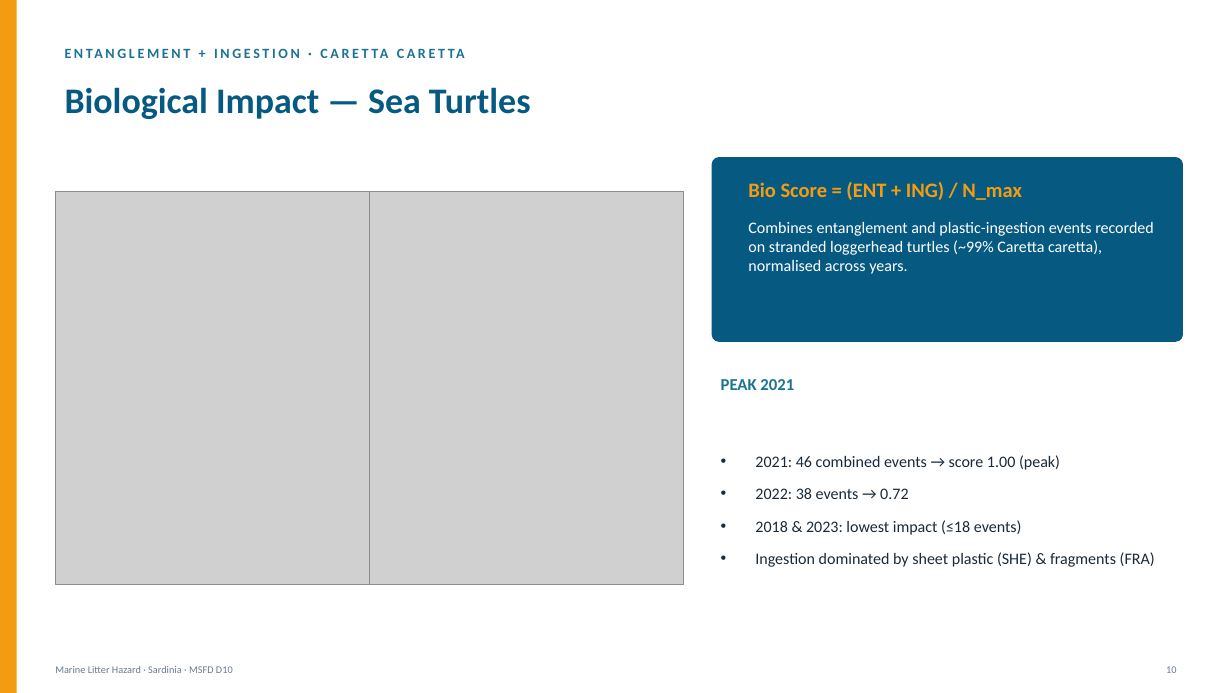
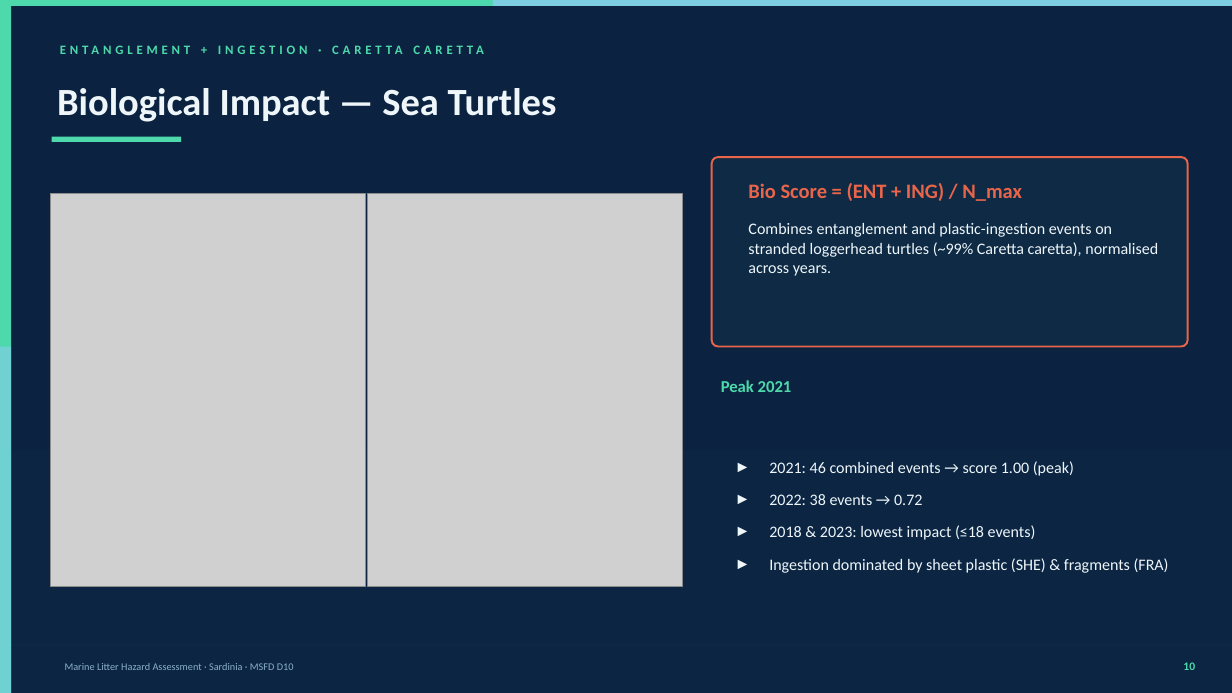
Before and after one commit to daniele22-u/hhe-labsardinia, a slide deck: slide 11 of Marine_Litter_Hazard_Sardinia.pptx. Drawn at 1232x693 pixels with LibreOffice and Linux fonts; fonts in the diff are those of the drawing; grey boxes stand for pictures. Boxes give left, top, right and bottom in pixels: in the first picture for what was removed or moved away, otherwise in the second. Text is boxed around its words. In the diff, an @@ line names an element or a change of style, - is before the commit and + after.

```diff
--- a/Marine_Litter_Hazard_Sardinia.pptx
+++ b/Marine_Litter_Hazard_Sardinia.pptx
@@ background #FFFFFF to #0B2340 @@
@@ rectangle: place and size @@
-rectangle at box(0, 0, 17, 693)
+rectangle at box(0, 6, 11, 693)
@@ rectangle at box(0, 6, 11, 693): fill #F39C12 to #4DD9AC @@
@@ rectangle added at box(0, 0, 1232, 6), fill #4DD9AC @@
@@ rectangle added at box(493, 0, 1232, 6), fill #7ECEE3 @@
@@ text "ENTANGLEMENT + INGESTION · CARETTA ..." at box(51, 35, 1160, 63): size 11 to 10 pt, text colour #1C7293 to #4DD9AC, letter spacing 2 to 3 pt @@
@@ text "Biological Impact — Sea Turtles": place and size @@
-text "Biological Impact — Sea Turtles" at box(65, 87, 531, 119)
+text "Biological Impact — Sea Turtles" at box(57, 88, 557, 122)
@@ text "Biological Impact — Sea Turtles" at box(57, 88, 557, 122): size 28 to 30 pt, text colour #065A82 to #EEF6FA @@
@@ rectangle added at box(52, 137, 181, 142), fill #4DD9AC @@
@@ rounded rectangle: place and size @@
-rounded rectangle at box(712, 157, 1183, 342)
+rounded rectangle at box(712, 157, 1188, 347)
@@ rounded rectangle at box(712, 157, 1188, 347): fill #065A82 to #0F2C47 at 85% opacity; outline none to #E8654A 1.5 pt; proportions changed @@
@@ text "Bio Score = (ENT + ..." at box(748, 183, 1022, 201): text colour #F39C12 to #E8654A @@
@@ picture: place and size @@
-picture at box(55, 192, 370, 585)
+picture at box(51, 194, 365, 587)
@@ text at box(748, 223, 1158, 276): text changed; text colour #FFFFFF to #EEF6FA @@
-Combines entanglement and plastic-ingestion events recorded on stranded loggerhead turtles (~99% Caretta caretta), normalised across years.
+Combines entanglement and plastic-ingestion events on stranded loggerhead turtles (~99% Caretta caretta), normalised across years.
@@ rectangle added at box(0, 347, 11, 693), fill #7ECEE3 at 70% opacity @@
@@ text at box(721, 380, 792, 392): text changed; text colour #1C7293 to #4DD9AC @@
-PEAK 2021
+Peak 2021
@@ text "2021: 46 combined events → ...": place and size @@
-text "2021: 46 combined events → ..." at box(755, 455, 1155, 567)
+text "2021: 46 combined events → ..." at box(769, 461, 1169, 573)
@@ text "2021: 46 combined events → ..." at box(769, 461, 1169, 573): text colour #1A2A38 to #EEF6FA; bullet • to ► @@
@@ rectangle added at box(0, 451, 1232, 693), fill #0D2845 at 40% opacity @@
@@ rectangle added at box(0, 645, 1232, 645), fill #1E4060 @@
@@ text "10": place and size @@
-text "10" at box(1166, 666, 1176, 673)
+text "10" at box(1183, 662, 1195, 670)
@@ text "10" at box(1183, 662, 1195, 670): size 8 to 9 pt, text colour #6B7B8C to #4DD9AC, bold on @@
@@ text at box(65, 663, 294, 670): text changed; text colour #6B7B8C to #8BAFC8 @@
-Marine Litter Hazard · Sardinia · MSFD D10
+Marine Litter Hazard Assessment · Sardinia · MSFD D10
```
Also in this commit, not shown: 29 other slides changed, 2 other files.
